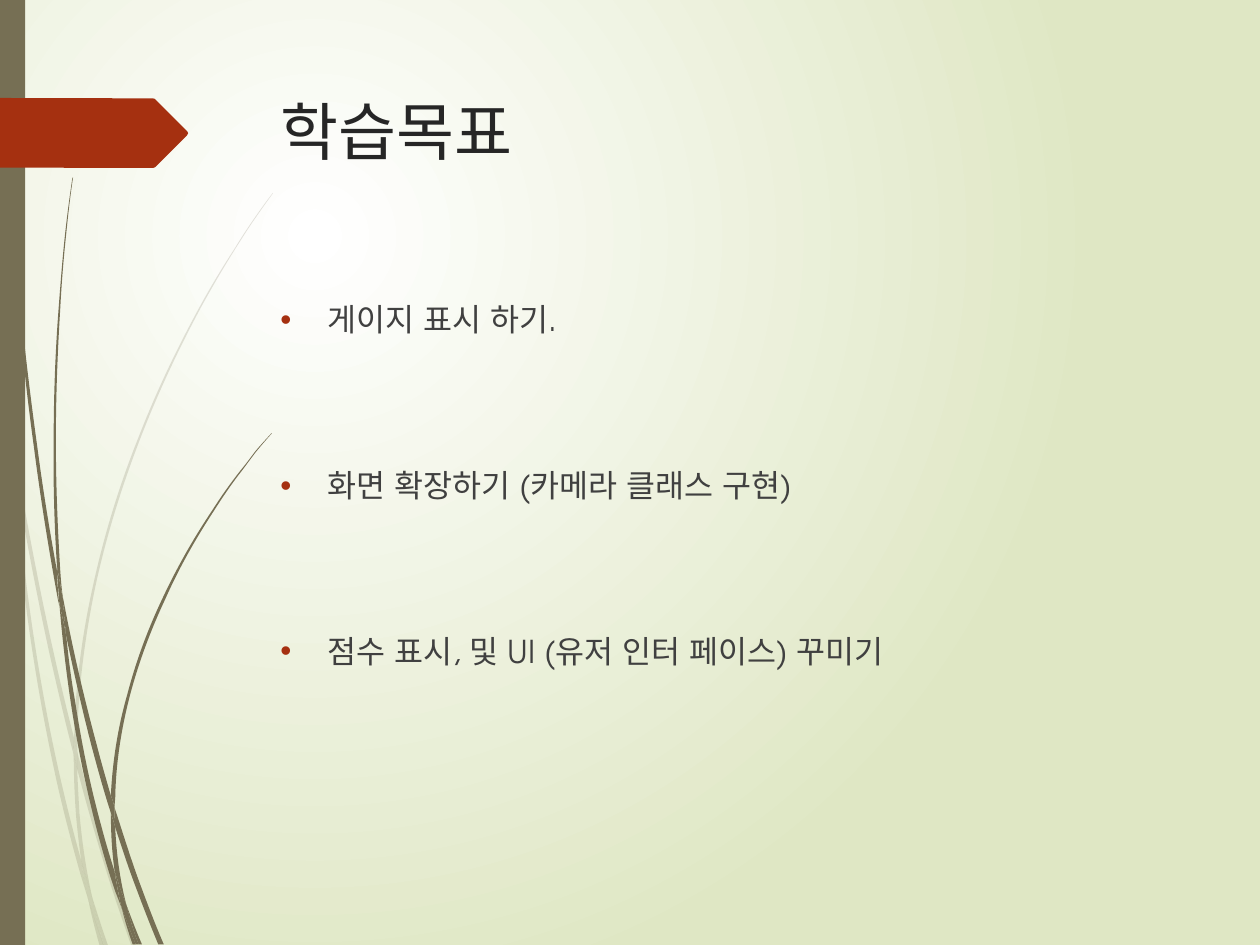
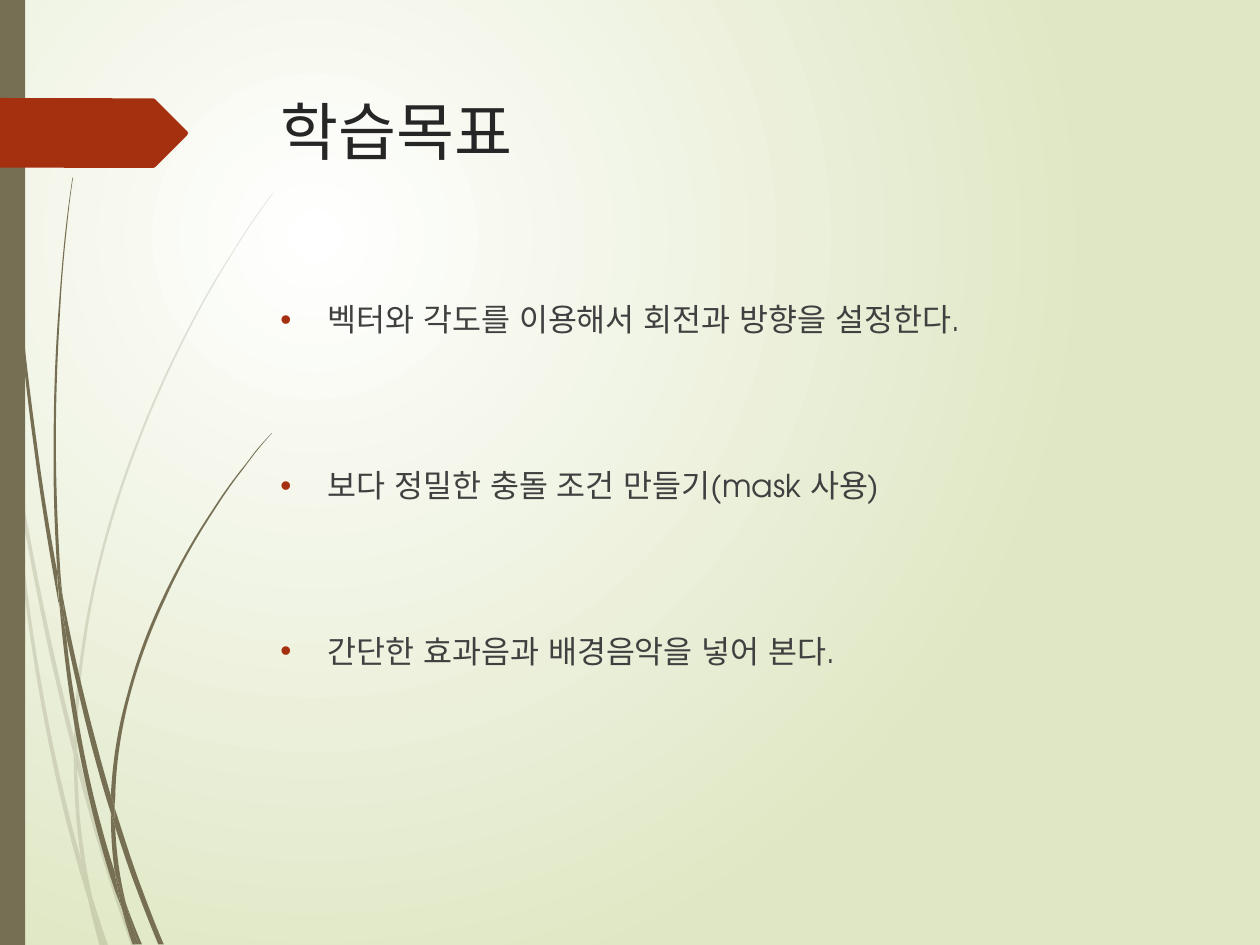
Before and after one commit to freshmea/weizman_python_class, a slide deck: slide 2 of textbook/파이썬6-2교시.pptx. Drawn at 1260x945 pixels with LibreOffice and Linux fonts; fonts in the diff are those of the drawing. Boxes give left, top, right and bottom in pixels: in the first picture for what was removed or moved away, otherwise in the second. Text is boxed around its words. In the diff, an @@ line names an element or a change of style, - is before the commit and + after.

```diff
--- a/textbook/파이썬6-2교시.pptx
+++ b/textbook/파이썬6-2교시.pptx
@@ text at bbox=[328, 304, 960, 666]: text changed @@
-• 게이지 표시 하기.
-• 화면 확장하기 (카메라 클래스 구현)
-• 점수 표시, 및 UI (유저 인터 페이스) 꾸미기
+• 벡터와 각도를 이용해서 회전과 방향을 설정한다.
+• 보다 정밀한 충돌 조건 만들기(mask 사용)
+• 간단한 효과음과 배경음악을 넣어 본다.
```
Also in this commit, not shown: 1 other slide changed, 2 other files.
